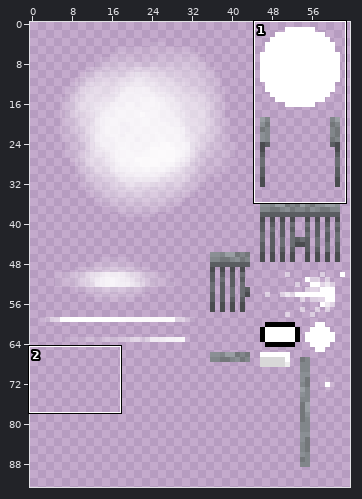
One commit to this sprite sheet: res/atlas/tiles.png. The first picture is a wide view before the edit; the outline marks the close-up.
Close-up. The starting point:
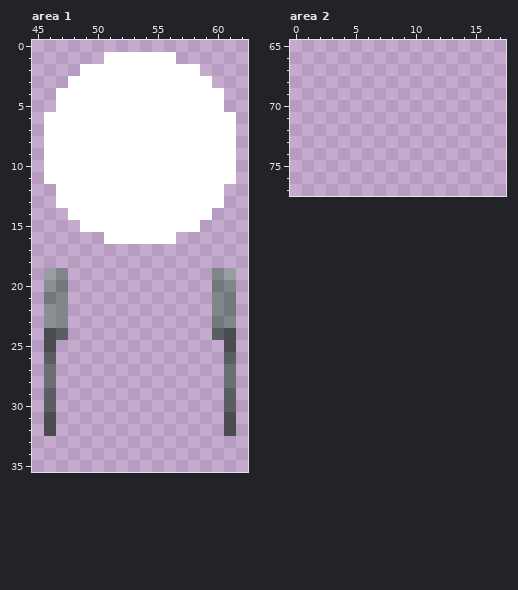
The file is 64x128 pixels. Pixels under 10% opacity are left out. Colours within 5 levels of each other are drawn and written as one. Shown: area 1: x 45..62, y 0..35; area 2: x 0..17, y 65..77. The wide view leaves out empty margins. The commit also changed other parts of the picture, which this record leaves out.
New version:
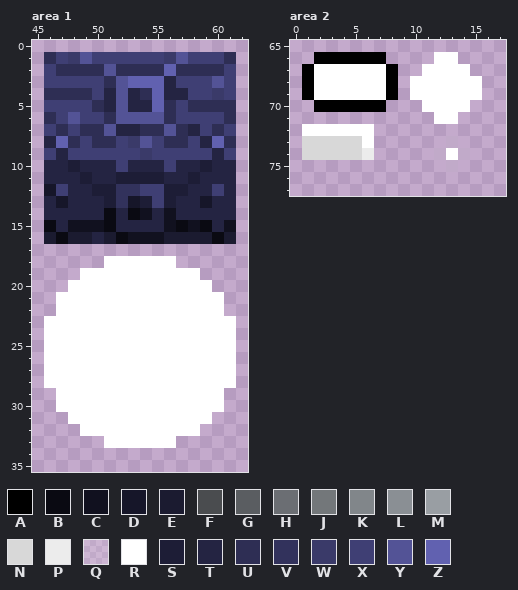
Palette (. is transparent): A #000000  B #0a0a12  C #11111f  D #161629  E #1b1b30  F #4a4c4f  G #5a5d61  H #6b6e73  J #73777a  K #81868a  L #8a8f94  M #999ea3  N #d8d8d8  P #ececec  Q #ffffff25  R #ffffff  S #1d1d36  T #242442  U #2e2e54  V #32325c  W #3a3a69  X #3f3f74  Y #535396  Z #6161b0
Change:
--- area 1
@@ x 45..62 @@
  0 ..................
- 1 ......RRRRRR......
- 2 ....RRRRRRRRRR....
- 3 ...RRRRRRRRRRRR...
- 4 ..RRRRRRRRRRRRRR..
- 5 ..RRRRRRRRRRRRRR..
- 6 .RRRRRRRRRRRRRRRR.
- 7 .RRRRRRRRRRRRRRRR.
- 8 .RRRRRRRRRRRRRRRR.
- 9 .RRRRRRRRRRRRRRRR.
-10 .RRRRRRRRRRRRRRRR.
-11 .RRRRRRRRRRRRRRRR.
-12 ..RRRRRRRRRRRRRR..
-13 ..RRRRRRRRRRRRRR..
-14 ...RRRRRRRRRRRR...
-15 ....RRRRRRRRRR....
-16 ......RRRRRR......
+ 1 .UXWYXXXXXXWYXXXU.
+ 2 .XUUUUYUUUUZUUUUX.
+ 3 .XXXXXUYZZZTXXXYX.
+ 4 .UUUUXTYTUZTTXXWX.
+ 5 .XXXXUTYTTZUXUUUU.
+ 6 .UXYXXUYYYYUXXXXU.
+ 7 .XUXUUYTTUUYUTXUX.
+ 8 .TZUXUUXWYXUUXTZU.
+ 9 .XTXXXXXXWXXXXXTX.
+10 .TTSTTTXTTTXTTSTT.
+11 .TTTSTTSSSSTTSTTT.
+12 .DXTTSSVVXXSSTTXT.
+13 .TDTTTSVDSXSTTDTT.
+14 .TTTTTBTBCTCTTTTT.
+15 .BTCCCBTTTTCBCBTC.
+16 .EBEETEBCCCEEEEBE.
 17 ..................
-18 ..................
-19 .MK............KM.
-20 .LJ............JK.
-21 .JK............KJ.
-22 .LK............KJ.
-23 .LK............JK.
-24 .FG............GF.
-25 .F..............F.
-26 .G..............G.
-27 .H..............H.
-28 .H..............H.
-29 .G..............G.
-30 .G..............G.
-31 .F..............F.
-32 .F..............F.
-33 ..................
+18 ......RRRRRR......
+19 ....RRRRRRRRRR....
+20 ...RRRRRRRRRRRR...
+21 ..RRRRRRRRRRRRRR..
+22 ..RRRRRRRRRRRRRR..
+23 .RRRRRRRRRRRRRRRR.
+24 .RRRRRRRRRRRRRRRR.
+25 .RRRRRRRRRRRRRRRR.
+26 .RRRRRRRRRRRRRRRR.
+27 .RRRRRRRRRRRRRRRR.
+28 .RRRRRRRRRRRRRRRR.
+29 ..RRRRRRRRRRRRRR..
+30 ..RRRRRRRRRRRRRR..
+31 ...RRRRRRRRRRRR...
+32 ....RRRRRRRRRR....
+33 ......RRRRRR......
 34 ..................
--- area 2
@@ x 0..17 @@
 65 ..................
-66 ..................
-67 ..................
-68 ..................
-69 ..................
-70 ..................
-71 ..................
-72 ..................
-73 ..................
-74 ..................
-75 ..................
+66 ..AAAAAA....RR....
+67 .ARRRRRRA..RRRR...
+68 .ARRRRRRA.RRRRRR..
+69 .ARRRRRRA.RRRRRR..
+70 ..AAAAAA...RRRR...
+71 ............RR....
+72 .RRRRRR...........
+73 .NNNNNR......Q....
+74 .NNNNNP.....QRQ...
+75 .............Q....
 76 ..................
Where, in picture pixels (left, top, right, bottom), the same in both close-ups:
changed: (44, 52, 236, 448)
added: (302, 52, 482, 172)
